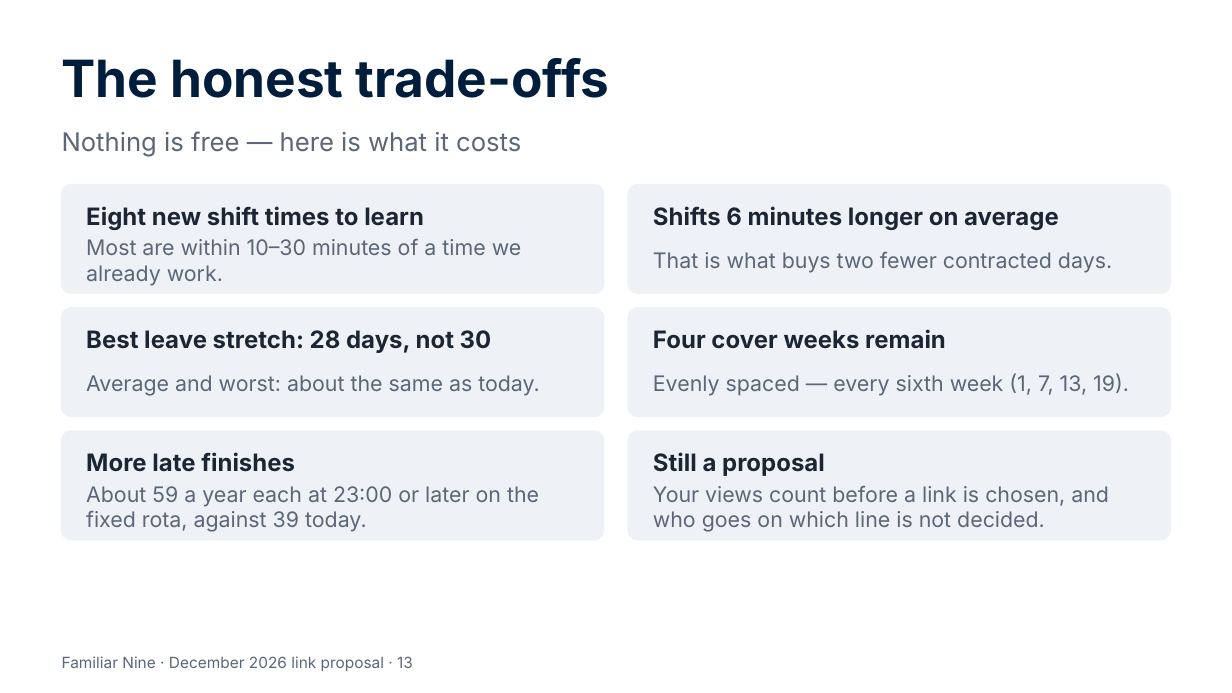
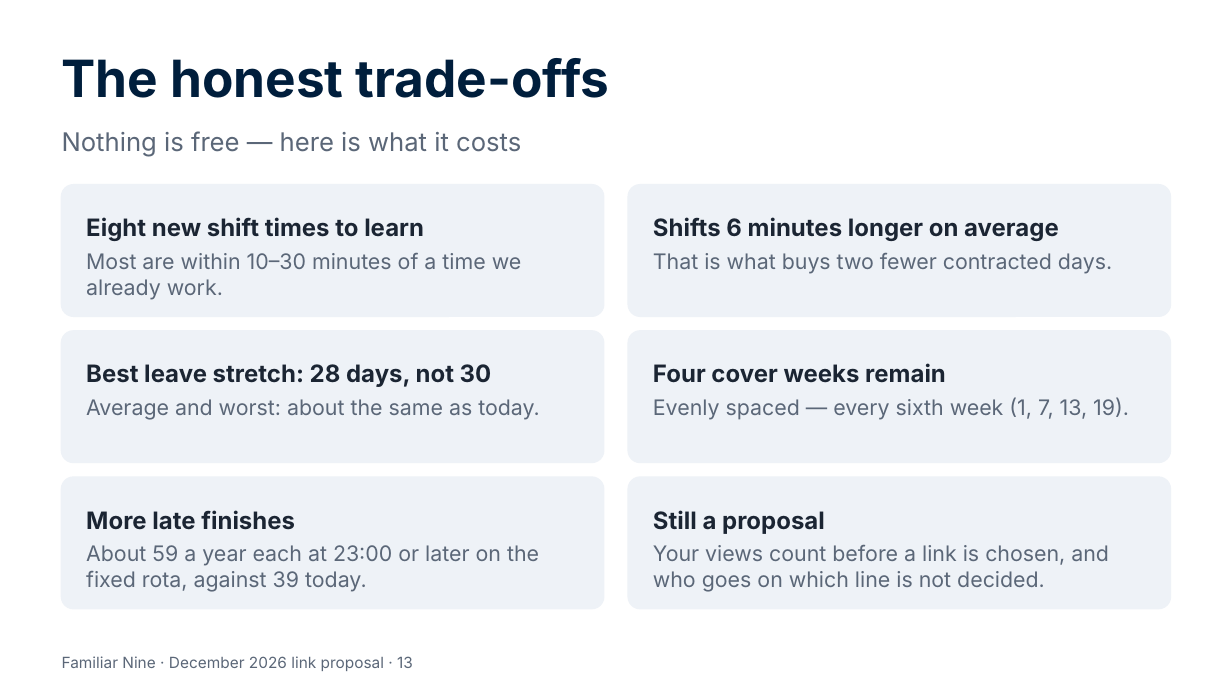
Before and after one commit to Garethdavidmiller/roster-app, a slide deck: slide 13 of docs/proposals/presentations/Familiar-Nine-for-colleagues.pptx. Drawn at 1232x693 pixels with LibreOffice and Linux fonts; fonts in the diff are those of the drawing. Boxes give left, top, right and bottom in pixels: in the first picture for what was removed or moved away, otherwise in the second. Text is boxed around its words. In the diff, an @@ line names an element or a change of style, - is before the commit and + after.

```diff
--- a/docs/proposals/presentations/Familiar-Nine-for-colleagues.pptx
+++ b/docs/proposals/presentations/Familiar-Nine-for-colleagues.pptx
@@ rounded rectangle: place and size @@
-rounded rectangle at [62, 185, 604, 293]
+rounded rectangle at [62, 185, 604, 317]
@@ rounded rectangle: place and size @@
-rounded rectangle at [628, 185, 1170, 293]
+rounded rectangle at [628, 185, 1170, 317]
@@ 3 texts: place and size @@
-3 texts at [86, 206, 1059, 286]
+3 texts at [86, 217, 1059, 300]
@@ rounded rectangle: place and size @@
-rounded rectangle at [62, 308, 604, 416]
+rounded rectangle at [62, 331, 604, 463]
@@ rounded rectangle: place and size @@
-rounded rectangle at [628, 308, 1170, 416]
+rounded rectangle at [628, 331, 1170, 463]
@@ 4 texts: place and size @@
-4 texts at [86, 329, 1129, 396]
+4 texts at [86, 363, 1129, 420]
@@ rounded rectangle: place and size @@
-rounded rectangle at [62, 431, 604, 540]
+rounded rectangle at [62, 477, 604, 609]
@@ rounded rectangle: place and size @@
-rounded rectangle at [628, 431, 1170, 540]
+rounded rectangle at [628, 477, 1170, 609]
@@ vertical alignment middle to top in 6 elements at [86, 253, 522, 300], [653, 253, 1112, 274], [86, 399, 540, 420], [653, 397, 1129, 420], [86, 545, 539, 592], [653, 545, 1109, 592] @@
@@ 4 texts: place and size @@
-4 texts at [86, 452, 1109, 532]
+4 texts at [86, 510, 1109, 592]
```
Also in this commit, not shown: 5 other slides changed, 26 other files.
